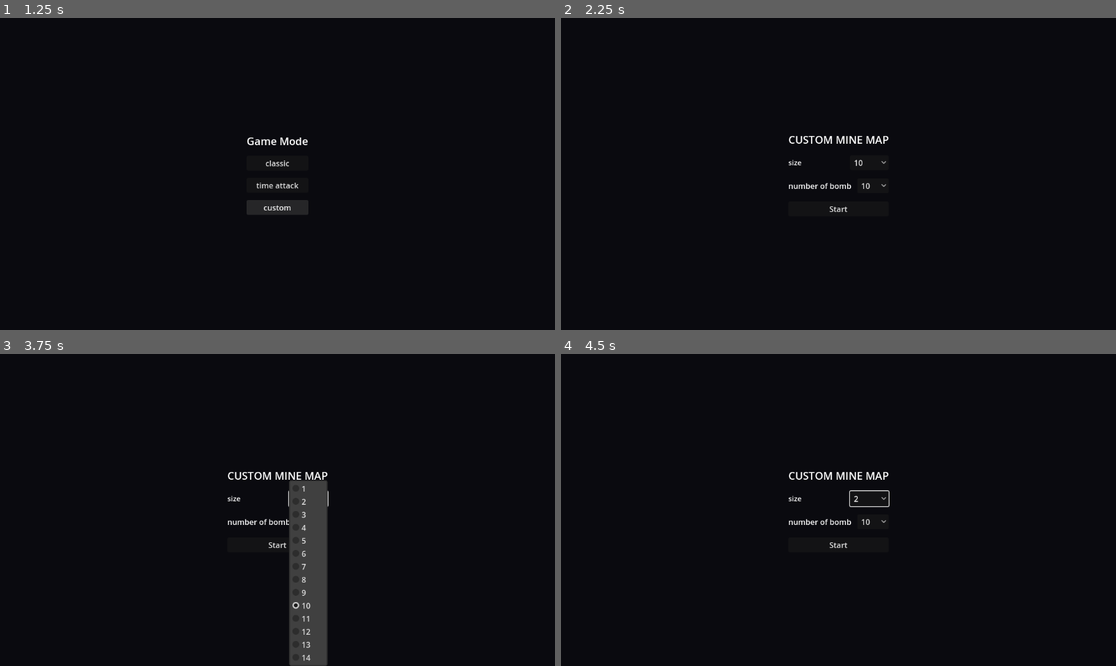
Above: before the commit, frames 1-4 (two rows, left to right).
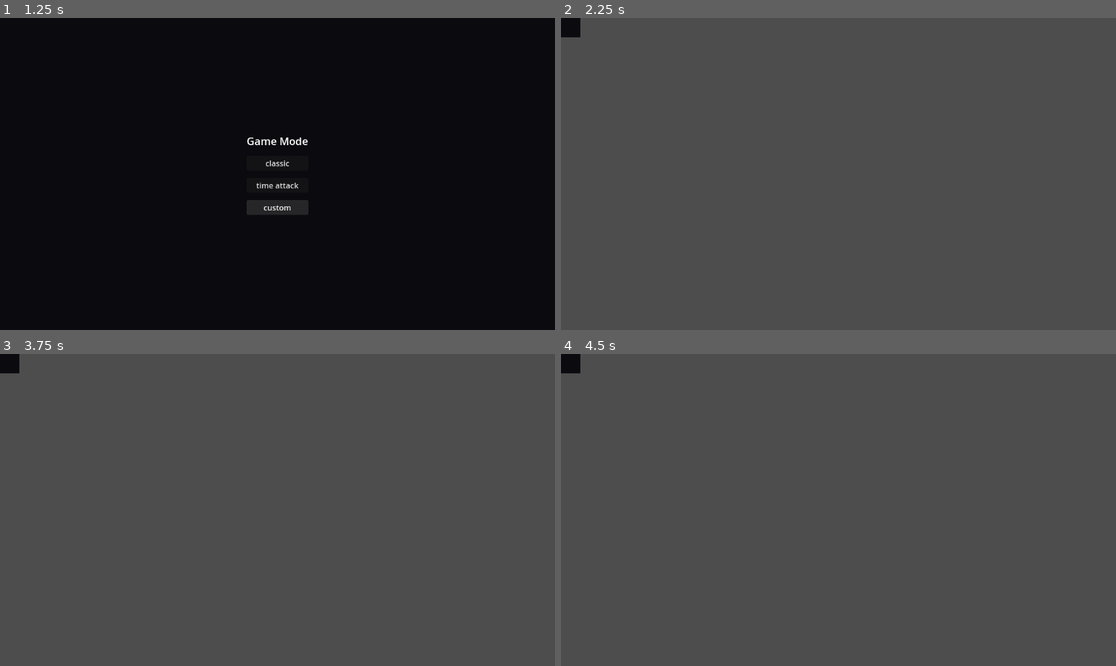
Above: after the commit, the same moments.

Repository: christian759/codemine
Game: Godot game, scene res://navScreen/main.tscn
The game is run twice, just before and just after one commit, with the same random seed, the same clock (stepped at 60 frames per second) and the same inputs.
Inputs (mouse positions are in pixels of both pictures, inside the frame that each line leads up to):
- Up to frame 1 (1.25 s): click "▶ Start" at 0.5 s
- Up to frame 2 (2.25 s): click "custom" at 1.25 s; click "Start" at 2 s
- Up to frame 3 (3.75 s): click (277, 544) at 2.75 s, where only the run before the commit has a clickable "Start"; click (310, 497) at 3.5 s, where only the run before the commit has a clickable "10"
- Up to frame 4 (4.5 s): click (871, 497) at 4.25 s, where only the run before the commit has a clickable "10"

Frame 1 is identical in both runs. In frame 2, 100% of the frame differs, in the area x 0-100%, y 0-100%; in frame 3, 96%; in frame 4, 100%.

Commit message:
11th June: reated the custom board very unstable

Diff:
--- a/board/board.gd
+++ b/board/board.gd
@@ -1,12 +1,12 @@
 extends Node
 
-const WIDTH := 8
-const HEIGHT := 8
-const BOMB_COUNT := 10
-const HORIZONTAL_TILE_MARGIN := 4
-const VERTICAL_TILE_MARGIN := 4
-const MAX_TILE_SIZE := 48
-const MIN_TILE_SIZE := 24
+@export var WIDTH := 8
+@export var HEIGHT := 8
+@export var BOMB_COUNT := 10
+@export var HORIZONTAL_TILE_MARGIN := 4
+@export var VERTICAL_TILE_MARGIN := 4
+@export var MAX_TILE_SIZE := 48
+@export var MIN_TILE_SIZE := 24
 
 @onready var tile_scene = preload("res://board/TileButton.tscn")
 @onready var bottom_scene = preload("res://board/bottom/BottomNode.tscn")
--- /dev/null
+++ b/board/customBoard.tscn
@@ -0,0 +1,11 @@
+[gd_scene load_steps=2 format=3 uid="uid://dfe3oejgm1ph4"]
+
+[ext_resource type="Script" uid="uid://b8otwjnjmgcw7" path="res://board/custom_board.gd" id="1_742qm"]
+
+[node name="CustomBoard" type="Node2D"]
+script = ExtResource("1_742qm")
+
+[node name="ColorRect" type="ColorRect" parent="."]
+offset_right = 40.0
+offset_bottom = 40.0
+color = Color(0.0392157, 0.0392157, 0.0588235, 1)
--- /dev/null
+++ b/board/custom_board.gd
@@ -0,0 +1,7 @@
+extends "res://board/board.gd"
+
+func _ready():
+    WIDTH = int(Global.gridSize)
+    HEIGHT = int(Global.gridSize)
+
+    BOMB_COUNT = int(Global.bombNumber)
--- a/navScreen/custom_board.gd
+++ b/navScreen/custom_board.gd
@@ -9,7 +9,7 @@
 		option2.add_item(str(i))
 
 	# default selections
-	option1.select(9)
+	option1.select(7)
 	option2.select(9)
 
 
@@ -18,4 +18,4 @@
 	var bombnumber = option2.get_item_text(option2.get_selected())
 	Global.gridSize = gridsize
 	Global.bombNumber = bombnumber
-	get_tree().change_scene_to_file("res://navScreen/customBoard.tscn")
+	get_tree().change_scene_to_file("res://board/customBoard.tscn")
Not shown, added: board/custom_board.gd.uid
